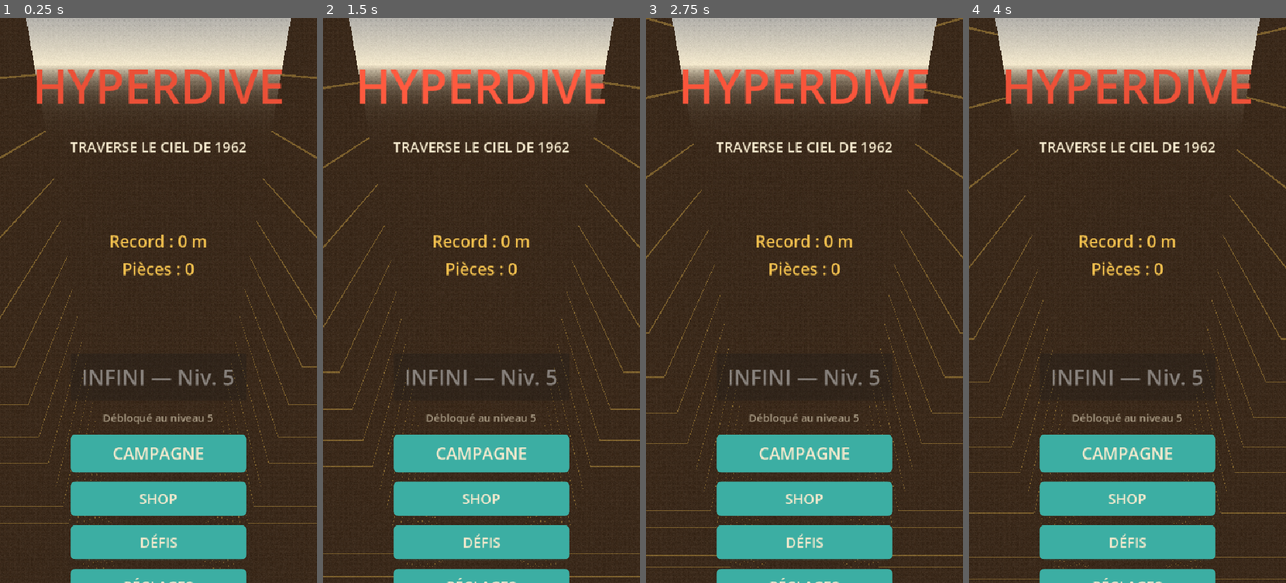
Above: before the commit, frames 1-4 (left to right).
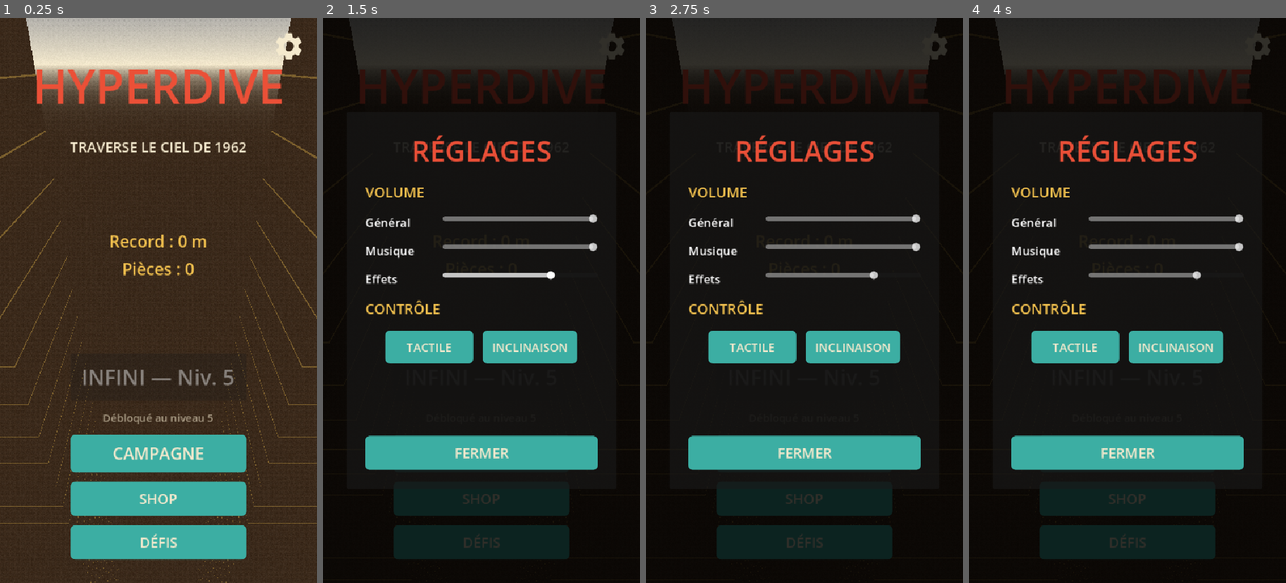
Above: after the commit, the same moments.

Repository: quvntvn/Hyperdive
Game: Godot game, scene res://scenes/ui/main_menu.tscn
Two runs of this game, one before a commit and one after it. Both use one fixed random seed, a clock stepped at 60 frames per second and the inputs below.
Inputs (mouse positions are in pixels of both pictures, inside the frame that each line leads up to):
- Up to frame 1 (0.25 s): no input
- Up to frame 2 (1.5 s): click (611, 46) at 0.52 s; tap Enter at 1.25 s; move the mouse to (551, 272) at 1.27 s; hold D (move_right) from 1.28 s (still down); tap 1 at 1.35 s; click (551, 272) at 1.42 s
- Up to frame 3 (2.75 s): release D (move_right) at 2 s; drag from (741, 328) to (788, 413) at 2.02 s
- Up to frame 4 (4 s): move the mouse to (1159, 176) at 2.77 s; hold D (move_right) 2.78-3.5 s; tap 3 at 2.85 s; drag from (1111, 413) to (1032, 215) at 3.52 s

The runs differ from the first frame. In frame 1, 1.6% of the frame differs, in the area x 22-96%, y 2-100%; in frame 2, 97%; in frame 3, 97%, in the area x 0-100%, y 0-100%; in frame 4, 97%.

Commit message:
feat(ui): bouton réglages engrenage en haut à droite, retrait du bouton texte RÉGLAGES
Co-Authored-By: Claude Sonnet 4.6 <noreply@anthropic.com>

Diff:
--- /dev/null
+++ b/hyperdive/assets/ui/gear_icon.svg
@@ -0,0 +1,3 @@
+<svg xmlns="http://www.w3.org/2000/svg" viewBox="0 0 24 24" width="64" height="64">
+  <path fill="#F4E9CD" d="M19.14 12.94c.04-.3.06-.61.06-.94 0-.32-.02-.64-.07-.94l2.03-1.58a.49.49 0 00.12-.61l-1.92-3.32a.488.488 0 00-.59-.22l-2.39.96c-.5-.38-1.03-.7-1.62-.94l-.36-2.54a.484.484 0 00-.48-.41h-3.84c-.24 0-.43.17-.47.41l-.36 2.54c-.59.24-1.13.57-1.62.94l-2.39-.96c-.22-.08-.47 0-.59.22L2.74 8.87c-.12.21-.08.47.12.61l2.03 1.58c-.05.3-.09.63-.09.94s.02.64.07.94l-2.03 1.58a.49.49 0 00-.12.61l1.92 3.32c.12.22.37.29.59.22l2.39-.96c.5.38 1.03.7 1.62.94l.36 2.54c.05.24.24.41.48.41h3.84c.24 0 .44-.17.47-.41l.36-2.54c.59-.24 1.13-.56 1.62-.94l2.39.96c.22.08.47 0 .59-.22l1.92-3.32c.12-.22.07-.47-.12-.61l-2.01-1.58zM12 15.6c-1.98 0-3.6-1.62-3.6-3.6s1.62-3.6 3.6-3.6 3.6 1.62 3.6 3.6-1.62 3.6-3.6 3.6z"/>
+</svg>
--- a/hyperdive/scenes/ui/main_menu.tscn
+++ b/hyperdive/scenes/ui/main_menu.tscn
@@ -7,6 +7,7 @@
 [ext_resource type="PackedScene" path="res://scenes/gameplay/corridor_walls.tscn" id="CorridorWallsScene"]
 [ext_resource type="PackedScene" path="res://scenes/effects/post_process.tscn" id="PostProcessScene"]
 [ext_resource type="Script" path="res://scripts/ui/menu_camera.gd" id="MenuCameraScript"]
+[ext_resource type="Texture2D" path="res://assets/ui/gear_icon.svg" id="GearIcon"]
 
 [sub_resource type="ProceduralSkyMaterial" id="ProceduralSkyMaterial_1"]
 sky_top_color = Color(0.122, 0.188, 0.369, 1)
@@ -140,12 +141,20 @@
 text = "DÉFIS"
 theme_override_font_sizes/font_size = 24
 
-[node name="ReglagesButton" type="Button" parent="MenuUI/Screen/Layout/ButtonsContainer"]
+
+[node name="SettingsGearButton" type="TextureButton" parent="MenuUI"]
 unique_name_in_owner = true
-custom_minimum_size = Vector2(300, 56)
-size_flags_horizontal = 4
-text = "RÉGLAGES"
-theme_override_font_sizes/font_size = 24
+anchor_left = 1.0
+anchor_top = 0.0
+anchor_right = 1.0
+anchor_bottom = 0.0
+offset_left = -76.0
+offset_top = 20.0
+offset_right = -20.0
+offset_bottom = 76.0
+texture_normal = ExtResource("GearIcon")
+ignore_texture_size = true
+stretch_mode = 5
 
 [node name="ShopScreen" parent="." instance=ExtResource("ShopScene")]
 
--- a/hyperdive/scripts/ui/main_menu.gd
+++ b/hyperdive/scripts/ui/main_menu.gd
@@ -6,7 +6,7 @@
 	%JouerButton.pressed.connect(_on_jouer_pressed)
 	%ShopButton.pressed.connect(_on_shop_pressed)
 	%DefisButton.pressed.connect(_on_defis_pressed)
-	%ReglagesButton.pressed.connect(_on_reglages_pressed)
+	%SettingsGearButton.pressed.connect(_on_reglages_pressed)
 
 	_update_infinite_button()
 	update_stats()
@@ -20,7 +20,6 @@
 	_style_button(%JouerButton)
 	_style_button(%ShopButton)
 	_style_button(%DefisButton)
-	_style_button(%ReglagesButton)
 	_animate_title()
 
 func _update_infinite_button() -> void:
Not shown: 1 places in hyperdive/scenes/ui/main_menu.tscn that only renumber resources
